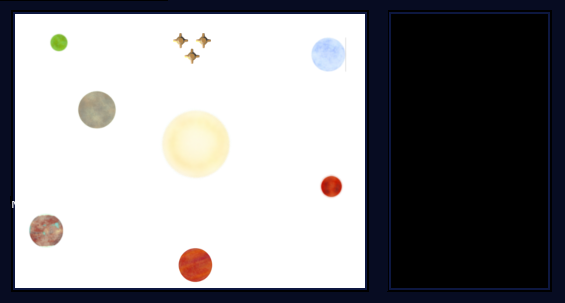
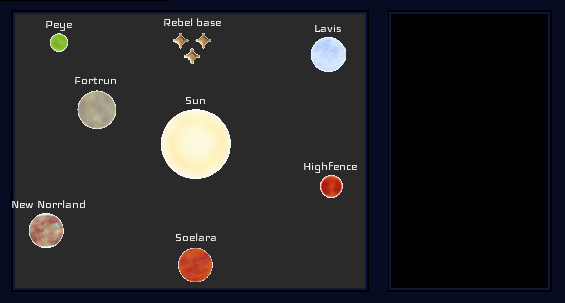
Revision of a layered 565 x 303 image; what changed, layer by layer:
painted on "Bakgrund" over box(15, 14, 365, 288)
